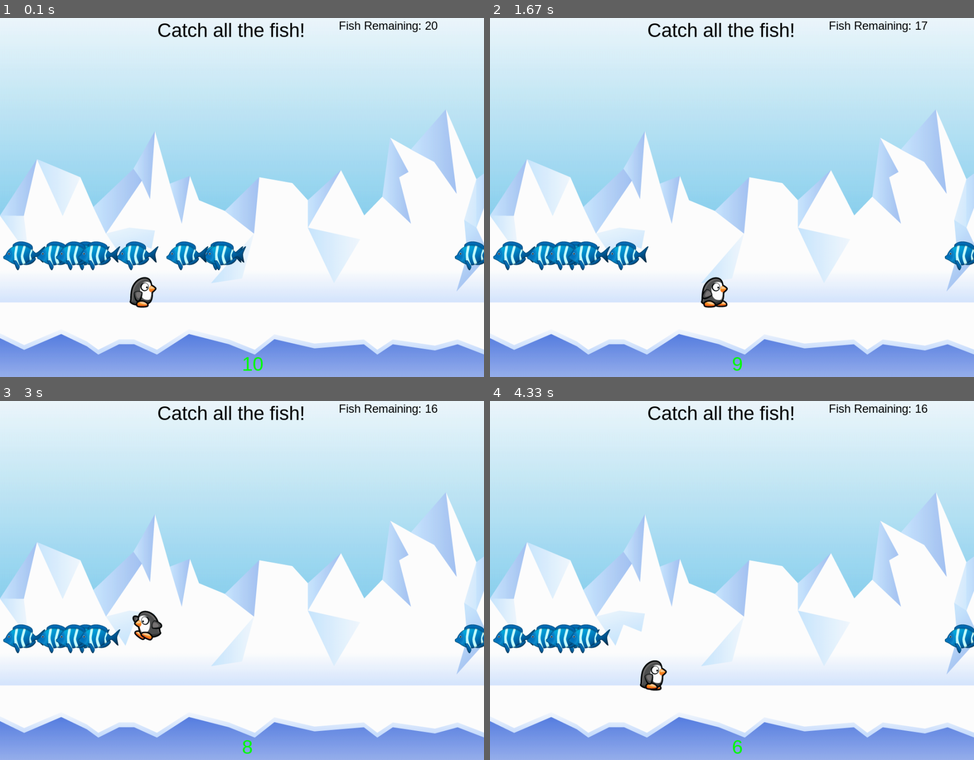
Above: before the commit, frames 1-4 (two rows, left to right).
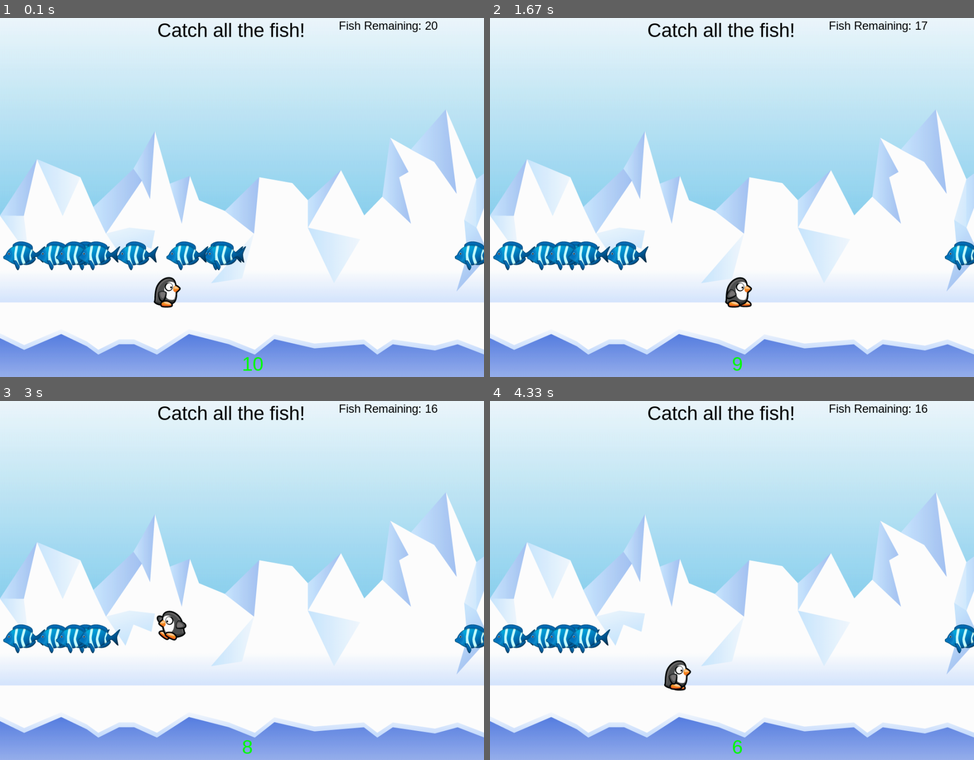
Above: after the commit, the same moments.

Repository: FB-18-19-PreAP-CS/mygame_purdy
Game: pygame game, started from walking_pgf.py
Two runs of this game, one before a commit and one after it. Both use one fixed random seed, a clock stepped at 60 frames per second and the inputs below.
Inputs:
- Up to frame 1 (0.1 s): no input
- Up to frame 2 (1.67 s): hold Right 0.33-0.8 s; hold Up 0.83-1.13 s; hold Right 1.17-1.63 s
- Up to frame 3 (3 s): hold Left 1.67-2.2 s; hold Left 2.23-2.63 s; hold Up from 2.67 s (still down)
- Up to frame 4 (4.33 s): release Up at 3.03 s; hold Right 3.07-3.7 s; hold Left 3.73-4.2 s; hold Right from 4.23 s (still down)

The runs differ from the first frame. In frame 1, 0.7% of the frame differs, in the area x 26-38%, y 72-81%; in frame 2, 0.7%, in the area x 43-55%, y 72-81%; in frame 3, 0.7%; in frame 4, 0.7%.

Commit message:
change start position

Diff:
--- a/walking_pgf.py
+++ b/walking_pgf.py
@@ -40,7 +40,8 @@
 showLabel(scoreLabel)
 ground = 575 # height of ground
 
-xPos = 300
+# changing default starting position
+xPos = 350
 yPos = 575
 
 xSpeed = 3
@@ -78,6 +79,7 @@
         nextFrame += 80
 
     moveSprite(penguin,xPos,yPos,True) # True here makes it base position off of center of the sprite
+
 
     if keyPressed("left"):
         direction = 'left'
